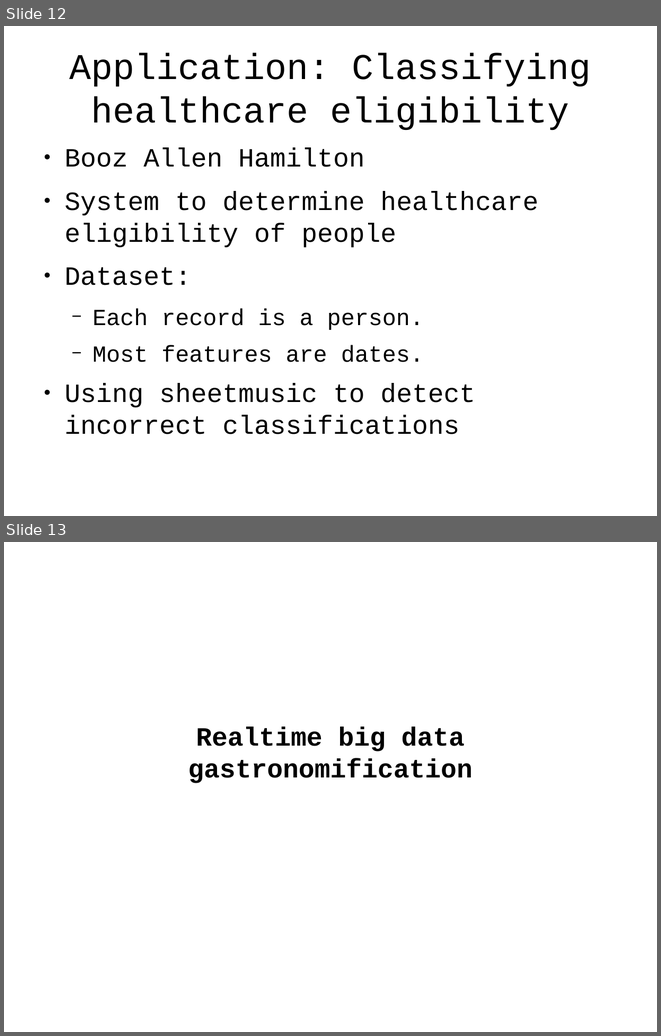
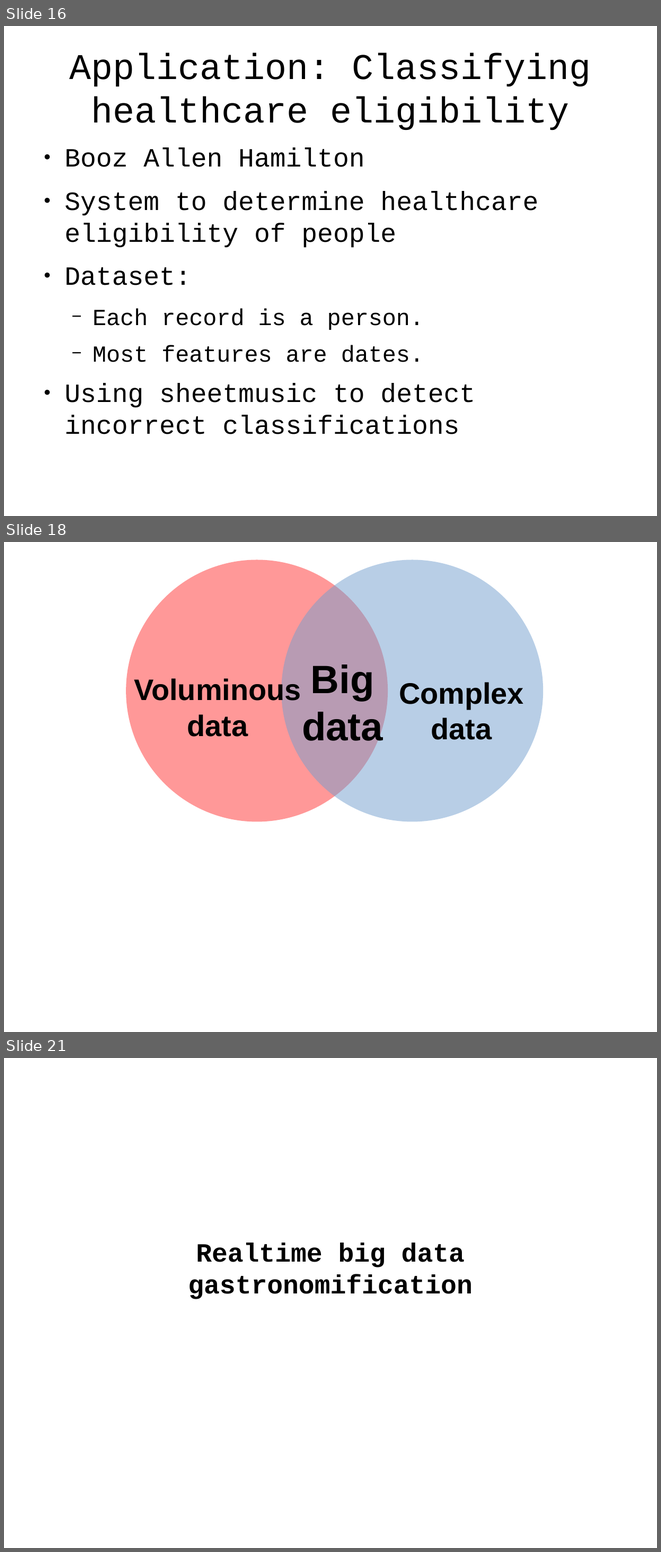
Before and after one commit to tlevine/gastronomification-big-data-talk, a slide deck: big-senses.odp. Shown one above the other, each under a label of ours: slides 12 and 13 before the commit, slides 16, 18 and 21 after it; the slides between them are not shown. The pictures are 661x1036 and 661x1552 pixels, drawn with LibreOffice and Linux fonts; fonts in the diff are those of the drawing; background and template pictures are left out. Boxes give left, top, right and bottom in pixels: in the first picture for what was removed or moved away, otherwise in the second. Text is boxed around its words. In the diff, an @@ line names an element or a change of style, - is before the commit and + after.

```diff
--- a/big-senses.odp
+++ b/big-senses.odp
@@ slide 18 added at (4,542,657,1032), background #FFFFFF @@
@@ ellipse added at (126,560,388,822), fill #FF3333 at 50% opacity @@
@@ ellipse added at (281,560,543,822), fill #729FCF at 50% opacity @@
@@ text added at (302,664,383,748), 48 pt, text #000000, bold @@
+Big
+data
@@ text added at (134,677,301,737), 36 pt, text #000000, bold @@
+Voluminous
+data
@@ text added at (399,682,524,740), 36 pt, text #000000, bold @@
+Complex
+data
@@ what was slide 12 is now slide 16 @@
@@ what was slide 13 is now slide 21 @@
```
Also in this commit, not shown: 8 other slides added.
